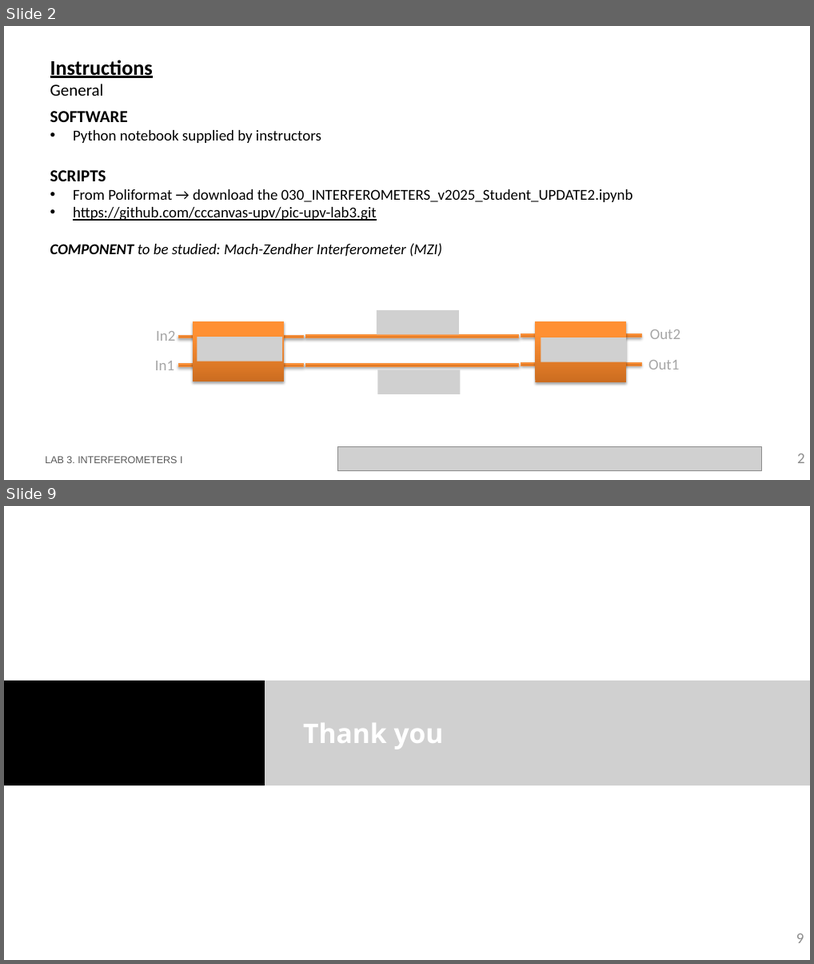
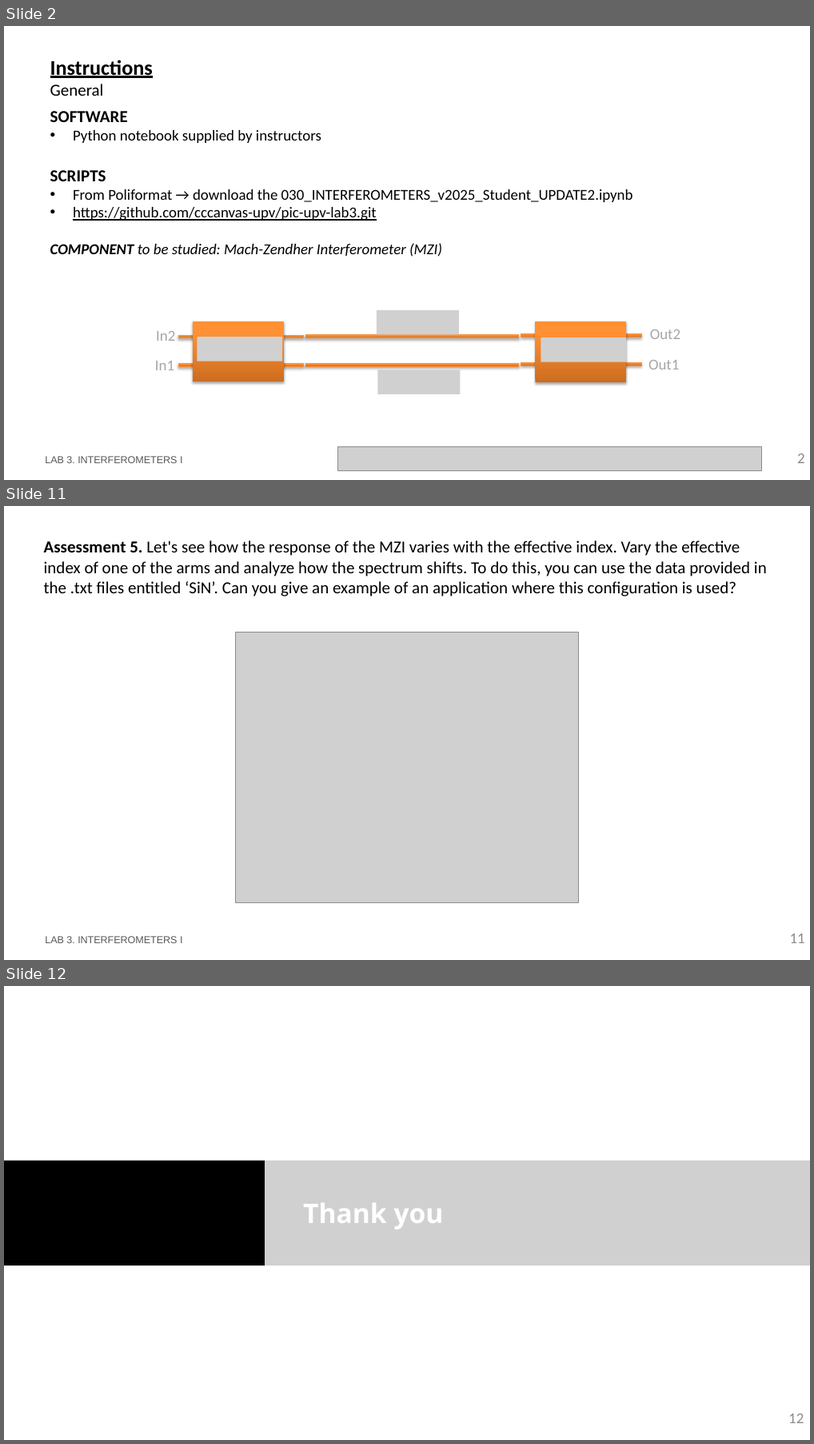
Before and after one commit to nmargar4/pic-upv-lab3-new, a slide deck: LabBook_3.pptx. Shown one above the other, each under a label of ours: slides 2 and 9 before the commit, slides 2, 11 and 12 after it; the slides between them are not shown. The pictures are 814x964 and 814x1444 pixels, drawn with LibreOffice and Linux fonts; fonts in the diff are those of the drawing; grey boxes stand for pictures; background and template pictures are left out. Boxes give left, top, right and bottom in pixels: in the first picture for what was removed or moved away, otherwise in the second. Text is boxed around its words. In the diff, an @@ line names an element or a change of style, - is before the commit and + after.

```diff
--- a/LabBook_3.pptx
+++ b/LabBook_3.pptx
@@ slide 11 added at (x1=4, y1=506, x2=810, y2=960), background #FFFFFF @@
@@ title added at (x1=44, y1=540, x2=767, y2=596), 20 pt, text #000000 @@
+Assessment 5. Let's see how the response of the MZI varies with the effective index. Vary the effective index of one of the arms and analyze how the spectrum shifts. To do this, you can use the data provided in the .txt files entitled ‘SiN’. Can you give an example of an application where this configuration is used?
@@ picture added at (x1=236, y1=632, x2=578, y2=903) @@
@@ text added at (x1=45, y1=936, x2=182, y2=943), 12 pt, text #585858 @@
+LAB 3. INTERFEROMETERS I
@@ page number added at (x1=790, y1=933, x2=806, y2=943), 18 pt, text #8C8C8C @@
+11
@@ what was slide 9 is now slide 12 @@
@@ page number at (x1=789, y1=1413, x2=804, y2=1423): text changed @@
-9
+12
```
Also in this commit, not shown: 5 slides changed, 4 other slides added, 2 slides removed, 1 other file.
